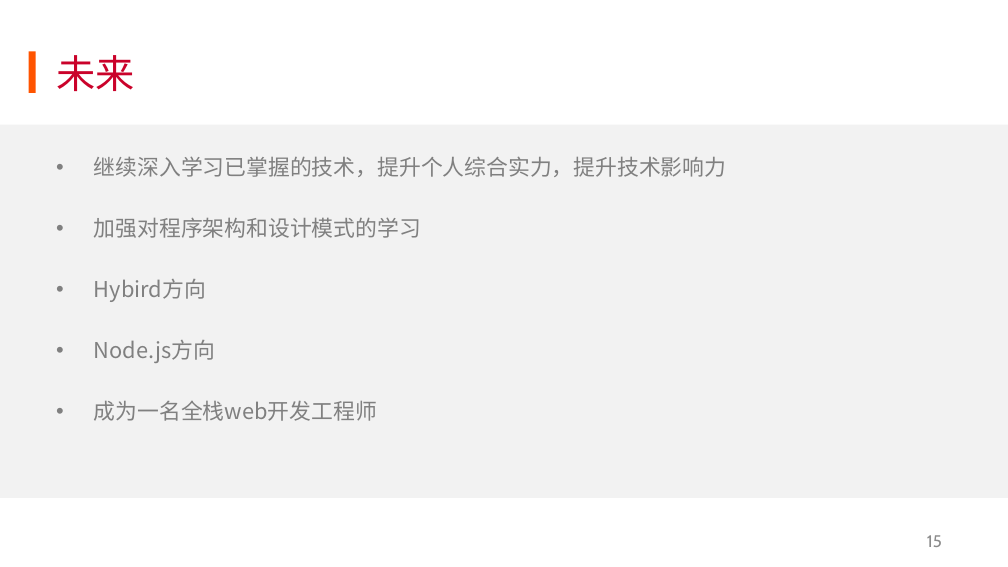
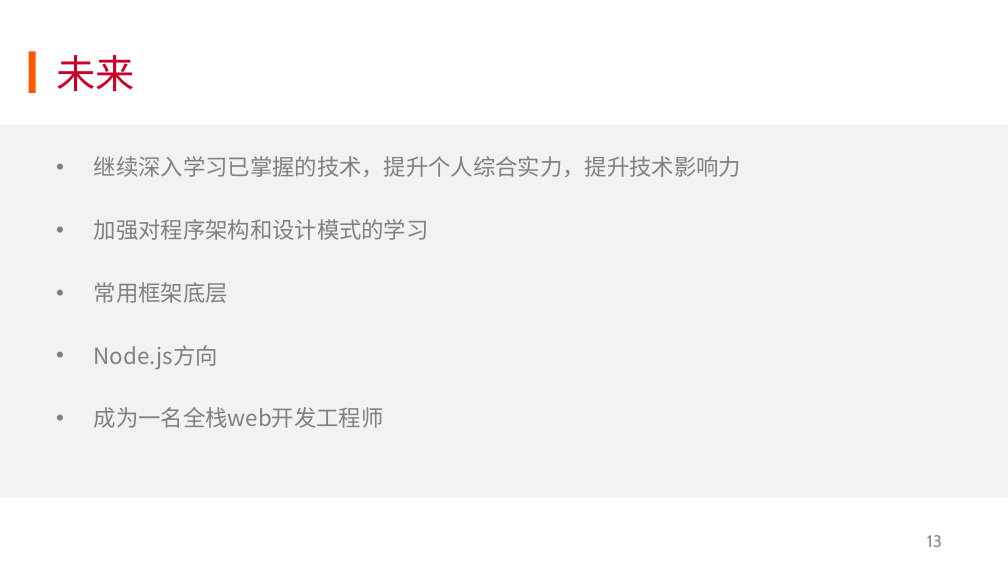
Before and after one commit to KuiShang/skilTree, a slide deck: slide 14 of 国美互联网PPT答辩-尚魁.pptx (slide 16 before the commit). Drawn at 1008x567 pixels with LibreOffice and Linux fonts; fonts in the diff are those of the drawing; background and template pictures are left out. Boxes give left, top, right and bottom in pixels: in the first picture for what was removed or moved away, otherwise in the second. Text is boxed around its words. In the diff, an @@ line names an element or a change of style, - is before the commit and + after.

```diff
--- a/国美互联网PPT答辩-尚魁.pptx
+++ b/国美互联网PPT答辩-尚魁.pptx
@@ text at (x1=94, y1=156, x2=741, y2=428): size 15.6 to 16 pt @@
@@ text at (x1=94, y1=282, x2=228, y2=303): text changed; size 15.6 to 16 pt @@
-• Hybird方向
+• 常用框架底层
@@ page number at (x1=927, y1=535, x2=942, y2=547): text changed @@
-15
+13
```
Also in this commit, not shown: 2 other slides changed, 2 slides removed.
